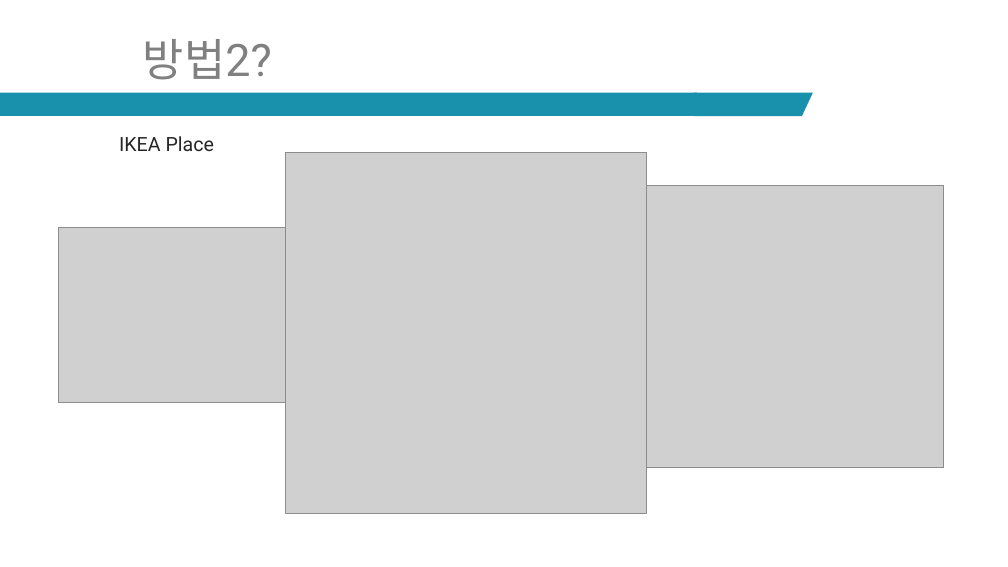
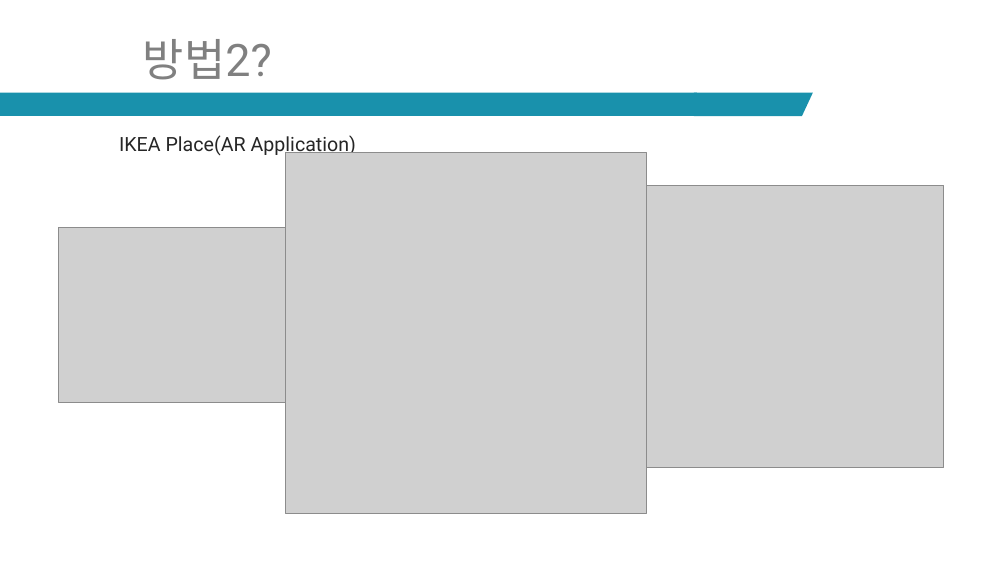
Before and after one commit to ptyoiy/ARwork, a slide deck: slide 5 of 호남-발표자료.pptx. Drawn at 1008x567 pixels with LibreOffice and Linux fonts; fonts in the diff are those of the drawing; grey boxes stand for pictures. Boxes give left, top, right and bottom in pixels: in the first picture for what was removed or moved away, otherwise in the second. Text is boxed around its words. In the diff, an @@ line names an element or a change of style, - is before the commit and + after.

```diff
--- a/호남-발표자료.pptx
+++ b/호남-발표자료.pptx
@@ text at (119, 135, 356, 157): text changed @@
-IKEA Place
+IKEA Place(AR Application)
```
Also in this commit, not shown: 1 other slide changed, 1 other file.
